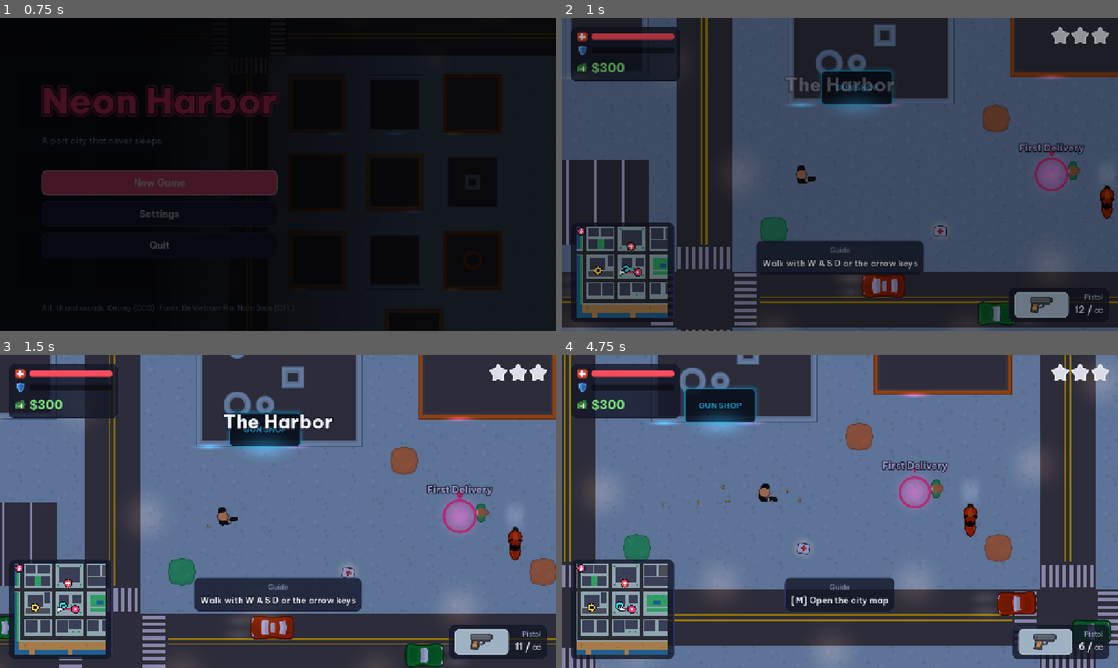
Above: before the commit, frames 1-4 (two rows, left to right).
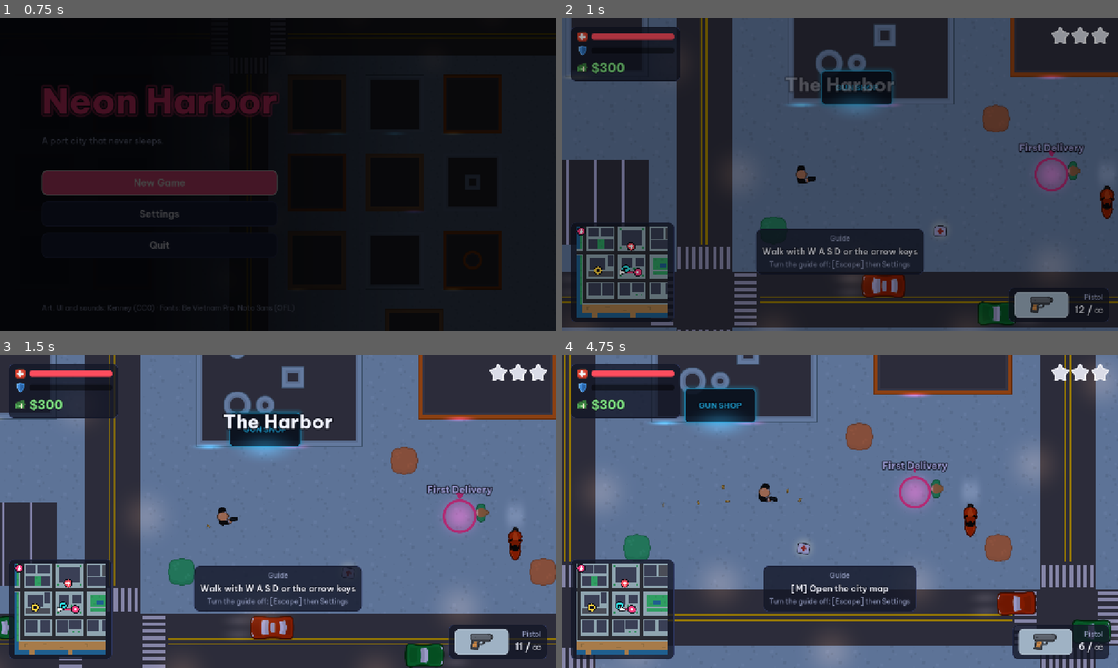
Above: after the commit, the same moments.

Repository: quzkhanh/neon-harbor
Game: Godot game, scene res://scenes/menu.tscn
Two runs of this game, one before a commit and one after it. Both use one fixed random seed, a clock stepped at 60 frames per second and the inputs below.
Inputs (mouse positions are in pixels of both pictures, inside the frame that each line leads up to):
- Up to frame 1 (0.75 s): click "New Game" at 0.5 s
- Up to frame 2 (1 s): no input
- Up to frame 3 (1.5 s): tap Enter (ui_accept) at 1.25 s; move the mouse to (400, 495) at 1.27 s; press the mouse at (400, 495) at 1.28 s; hold D (move_right) from 1.28 s (still down)
- Up to frame 4 (4.75 s): tap Enter (ui_accept) at 1.52, 3.5, 4.52 s; release D (move_right) at 2 s; release the mouse at (962, 495) at 2 s; drag from (728, 527) to (867, 577) at 2.02 s; move the mouse to (895, 442) at 2.77 s; hold D (move_right) 2.78-3.5 s; hold Mouse wheel down (weapon_next) 2.78-3.5 s; drag from (812, 574) to (1073, 658) at 3.52 s; move the mouse to (1006, 558) at 4.27 s; hold A (move_left) from 4.28 s (still down); tap Q at 4.35 s

Frame 1 is identical in both runs. In frame 2, 1.8% of the frame differs, in the area x 35-65%, y 67-81%; in frame 3, 2.0%; in frame 4, 2.2%, in the area x 36-64%, y 67-82%.

Commit message:
Hide the beginner guide as soon as it is turned off; fit Settings on screen
- Turning the guide off in Settings mid-game now removes it right away (it was
  only checked on entering the city); the guide panel says how to turn it off.
  Smoke test covers the Settings path.
- Settings: choice buttons wrap long text and volume labels sit next to their
  sliders, so the panel fits 1280x720 with long translations (pseudo).
- check_all: when the clean import aborts on exit (134) with no ERROR lines,
  an intermittent Godot engine crash, warn and re-import once.

Diff:
--- a/game/i18n/strings.csv
+++ b/game/i18n/strings.csv
@@ -22,6 +22,7 @@
 TUTORIAL_ON,Show,Bật
 TUTORIAL_OFF,Hide,Tắt
 TUT_TITLE,Guide,Hướng dẫn
+TUT_HOW_TO_OFF,Turn the guide off: [{key}] then Settings,Tắt hướng dẫn: [{key}] rồi vào Cài đặt
 TUT_MOVE,Walk with W A S D or the arrow keys,Di chuyển bằng W A S D hoặc phím mũi tên
 TUT_SHOOT,"Aim with the mouse, left click to shoot","Ngắm bằng chuột, bấm chuột trái để bắn"
 TUT_MAP,[{key}] Open the city map,[{key}] Mở bản đồ thành phố
--- a/game/scripts/ui/settings_panel.gd
+++ b/game/scripts/ui/settings_panel.gd
@@ -37,22 +37,28 @@
 		b.button_group = group
 		b.button_pressed = current == value
 		b.size_flags_horizontal = Control.SIZE_EXPAND_FILL
+		b.autowrap_mode = TextServer.AUTOWRAP_WORD_SMART  # chữ dài (bản dịch, pseudo) xuống dòng thay vì đẩy khung tràn màn hình
 		b.pressed.connect(Game.set_setting.bind(setting, value))
 		row.add_child(b)
 		buttons.append(b)
 	return buttons
 
 
+## Nhãn và thanh trượt chung một hàng (khung cài đặt phải vừa màn hình 720px cả khi chữ dài).
 func _slider(content: VBoxContainer, key: String, setting: String) -> HSlider:
-	content.add_child(Ui.label(key, "SubLabel", HORIZONTAL_ALIGNMENT_LEFT))
+	var row := Ui.hbox(16)
+	content.add_child(row)
+	row.add_child(Ui.label(key, "SubLabel", HORIZONTAL_ALIGNMENT_LEFT))
 	var s := HSlider.new()
+	s.size_flags_horizontal = Control.SIZE_EXPAND_FILL
+	s.size_flags_vertical = Control.SIZE_SHRINK_CENTER
 	s.min_value = 0.0
 	s.max_value = 1.0
 	s.step = 0.05
 	s.value = Game.settings[setting]
 	s.focus_mode = Control.FOCUS_ALL
 	s.value_changed.connect(func(v: float) -> void: Game.set_setting(setting, v))
-	content.add_child(s)
+	row.add_child(s)
 	return s
 
 
--- a/game/scripts/ui/tutorial.gd
+++ b/game/scripts/ui/tutorial.gd
@@ -58,6 +58,7 @@
 	box.add_child(Ui.label("TUT_TITLE", "SmallLabel"))
 	_label = Ui.live_label("", _params, "HintLabel")
 	box.add_child(_label)
+	box.add_child(Ui.live_label("TUT_HOW_TO_OFF", func() -> Dictionary: return {"key": InputSetup.key_label(&"pause")}, "SmallLabel"))
 	_show(0)
 
 
@@ -67,6 +68,9 @@
 
 
 func _process(delta: float) -> void:
+	if not wanted():  # tắt trong Cài đặt giữa lúc chơi
+		queue_free()
+		return
 	if city.overlays.current is MapScreen:
 		_map_seen = true
 	if get_tree().paused or not city.player.alive:
--- a/game/tests/smoke.gd
+++ b/game/tests/smoke.gd
@@ -19,6 +19,20 @@
 	var world: Rect2 = city.data.world_rect()
 	expect(get_first_node_in_group("hud") != null, "thành phố: không có HUD")
 	expect(world.has_point(player.global_position), "người chơi ngoài bản đồ lúc vào")
+
+	# Hướng dẫn người mới: có khi chơi mới; bấm "Tắt" trong Cài đặt giữa lúc chơi thì biến mất ngay.
+	expect(city.get_node_or_null("Tutorial") != null, "chơi mới mà không có hướng dẫn")
+	var settings: Node = load("res://scripts/ui/settings_panel.gd").new()
+	city.add_child(settings)
+	await frames(2)
+	var off: Array = settings.find_children("*", "Button", true, false).filter(func(b: Button) -> bool: return b.text == "TUTORIAL_OFF")
+	expect(off.size() == 1, "Cài đặt không có nút tắt hướng dẫn")
+	if off.size() == 1:
+		off[0].pressed.emit()
+	settings.close()
+	await frames(3)
+	expect(city.get_node_or_null("Tutorial") == null, "tắt hướng dẫn trong Cài đặt mà khung hướng dẫn vẫn hiện")
+	game.settings.tutorial = true
 
 	var walk_start: Vector2 = player.global_position
 	Input.action_press(&"move_left")
Not shown, changed: tools/checks/check_all.sh
